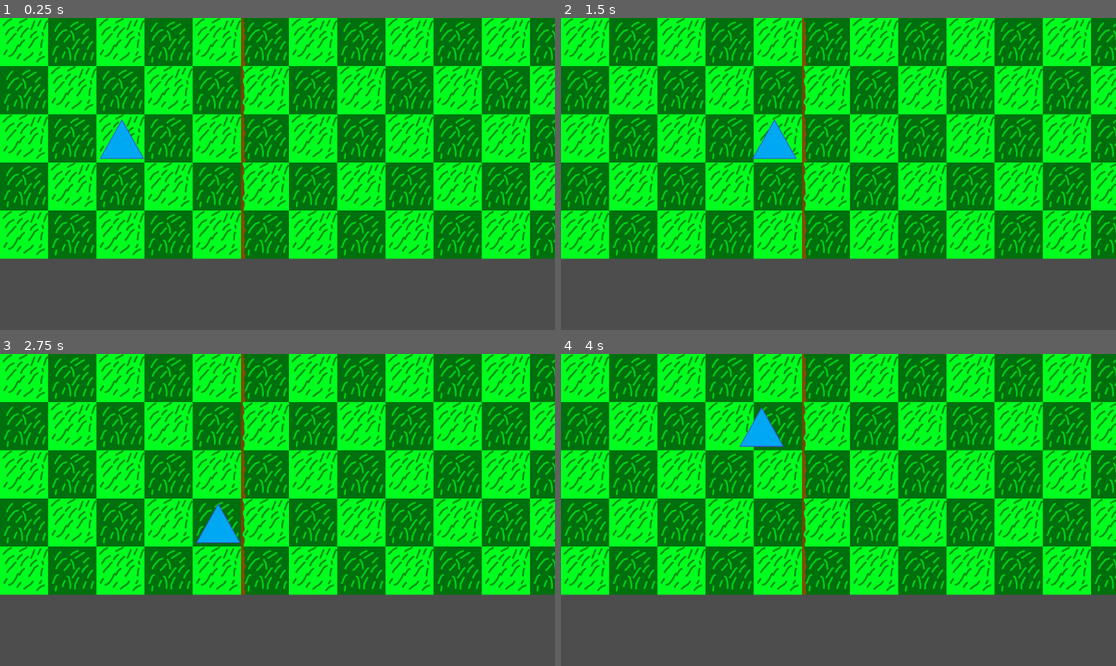
Above: before the commit, frames 1-4 (two rows, left to right).
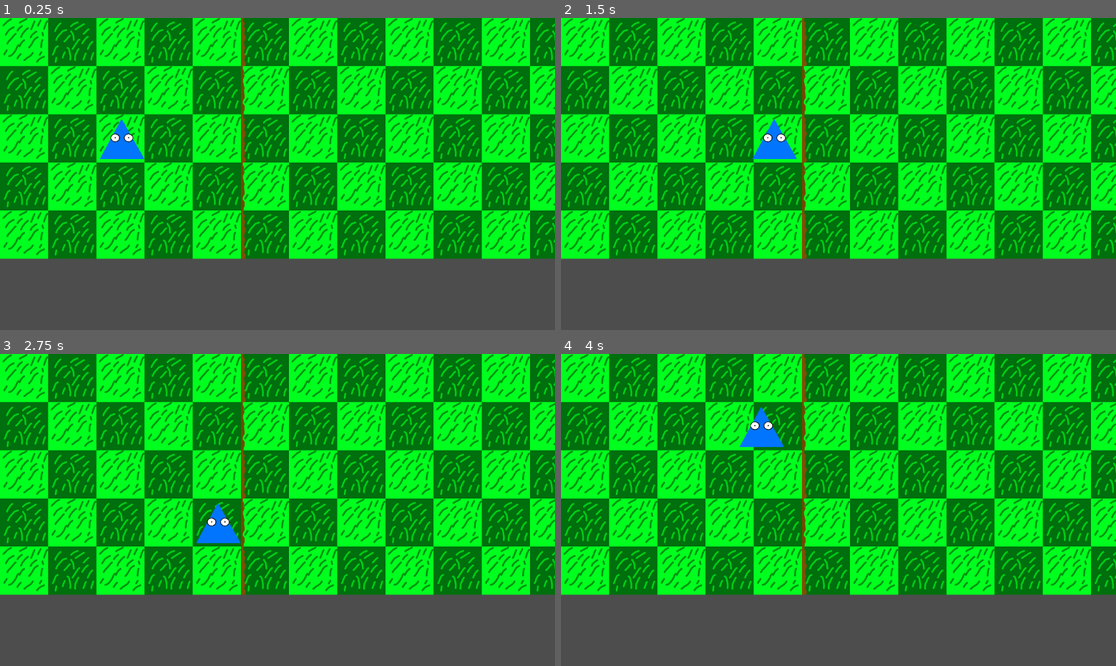
Above: after the commit, the same moments.

Repository: Killfreek/Rats
Game: Godot game, scene res://main.tscn
The game is run twice, just before and just after one commit, with the same random seed, the same clock (stepped at 60 frames per second) and the same inputs.
Inputs:
- Up to frame 1 (0.25 s): no input
- Up to frame 2 (1.5 s): tap Enter at 0.5 s; hold D (MoveRight) 0.53-1.28 s; hold S (MoveDown) from 1.28 s (still down)
- Up to frame 3 (2.75 s): release S (MoveDown) at 2.03 s; hold D (MoveRight) from 2.03 s (still down)
- Up to frame 4 (4 s): tap Space at 2.75 s; release D (MoveRight) at 2.78 s; hold W (MoveUp) 2.78-3.53 s; hold A (MoveLeft) from 3.53 s (still down)

The runs differ from the first frame. In frame 1, 0.5% of the frame differs, in the area x 17-27%, y 32-46%; in frame 2, 0.5%; in frame 3, 0.5%, in the area x 35-44%, y 47-61%; in frame 4, 0.5%.

Commit message:
PlayerSprite

Diff:
--- a/player.tscn
+++ b/player.tscn
@@ -1,16 +1,43 @@
-[gd_scene load_steps=5 format=3 uid="uid://b2vihdt08h1js"]
+[gd_scene load_steps=8 format=3 uid="uid://b2vihdt08h1js"]
 
 [ext_resource type="Script" path="res://player.gd" id="1_gka1k"]
-[ext_resource type="Texture2D" uid="uid://cwt64qhuyqx82" path="res://Sprites/PlayerModels/test.png" id="1_hwhbt"]
+[ext_resource type="Texture2D" uid="uid://d1dnoadye5kg3" path="res://Sprites/PlayerModels/PlayerTryangle.png" id="2_1os11"]
+[ext_resource type="Texture2D" uid="uid://dgd03eoge7tu2" path="res://Sprites/PlayerModels/PlayerTryangleUp.png" id="3_0r1cb"]
+[ext_resource type="Texture2D" uid="uid://dpvp268g64km1" path="res://Sprites/PlayerModels/PlayerTryangleLeft.png" id="4_6u2ll"]
+[ext_resource type="Texture2D" uid="uid://b5kwhm832hgbl" path="res://Sprites/PlayerModels/PlayerTryangleRight.png" id="5_gvgy1"]
 
 [sub_resource type="SpriteFrames" id="SpriteFrames_mtjfy"]
 animations = [{
 "frames": [{
 "duration": 1.0,
-"texture": ExtResource("1_hwhbt")
+"texture": ExtResource("2_1os11")
 }],
 "loop": true,
-"name": &"BlueTriangel",
+"name": &"Idle",
+"speed": 5.0
+}, {
+"frames": [{
+"duration": 1.0,
+"texture": ExtResource("4_6u2ll")
+}],
+"loop": true,
+"name": &"Left",
+"speed": 5.0
+}, {
+"frames": [{
+"duration": 1.0,
+"texture": ExtResource("5_gvgy1")
+}],
+"loop": true,
+"name": &"Right",
+"speed": 5.0
+}, {
+"frames": [{
+"duration": 1.0,
+"texture": ExtResource("3_0r1cb")
+}],
+"loop": true,
+"name": &"Up",
 "speed": 5.0
 }]
 
@@ -24,10 +51,10 @@
 yStepDistance = 100
 
 [node name="AnimatedSprite2D" type="AnimatedSprite2D" parent="."]
-position = Vector2(-1.61559e-27, 0)
-scale = Vector2(0.461207, 0.472739)
+position = Vector2(-0.499997, 2)
+scale = Vector2(0.455, 0.41)
 sprite_frames = SubResource("SpriteFrames_mtjfy")
-animation = &"BlueTriangel"
+animation = &"Idle"
 
 [node name="CollisionShape2D" type="CollisionShape2D" parent="."]
 position = Vector2(-1, 2)
Binary file added: Sprites/PlayerModels/PlayerTryangle.png
Not shown, added: Sprites/PlayerModels/PlayerTryangle.png.import
Binary file added: Sprites/PlayerModels/PlayerTryangleLeft.png
Not shown, added: Sprites/PlayerModels/PlayerTryangleLeft.png.import
Binary file added: Sprites/PlayerModels/PlayerTryangleRight.png
Not shown, added: Sprites/PlayerModels/PlayerTryangleRight.png.import
Binary file added: Sprites/PlayerModels/PlayerTryangleUp.png
Not shown, added: Sprites/PlayerModels/PlayerTryangleUp.png.import
Not shown, added: Sprites/PlayerModels/PlayerTryangle.png~
Not shown, added: Sprites/PlayerModels/PlayerTryangleUp.png~
